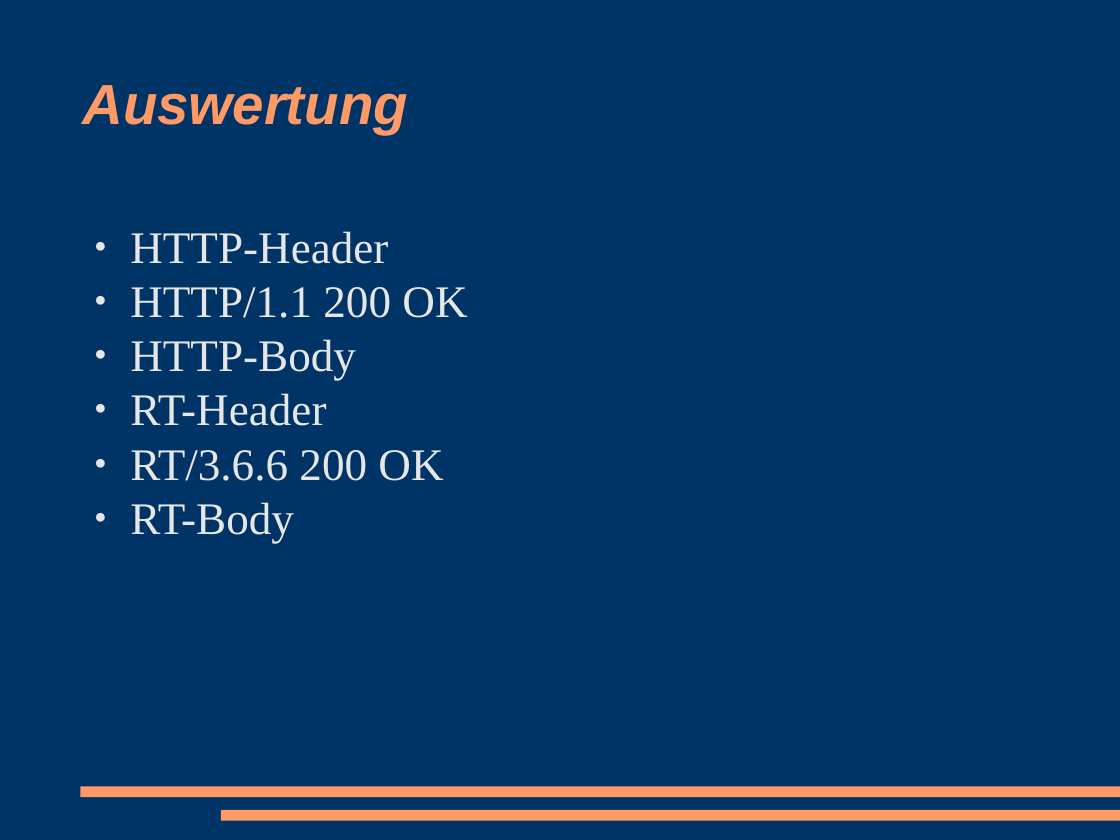
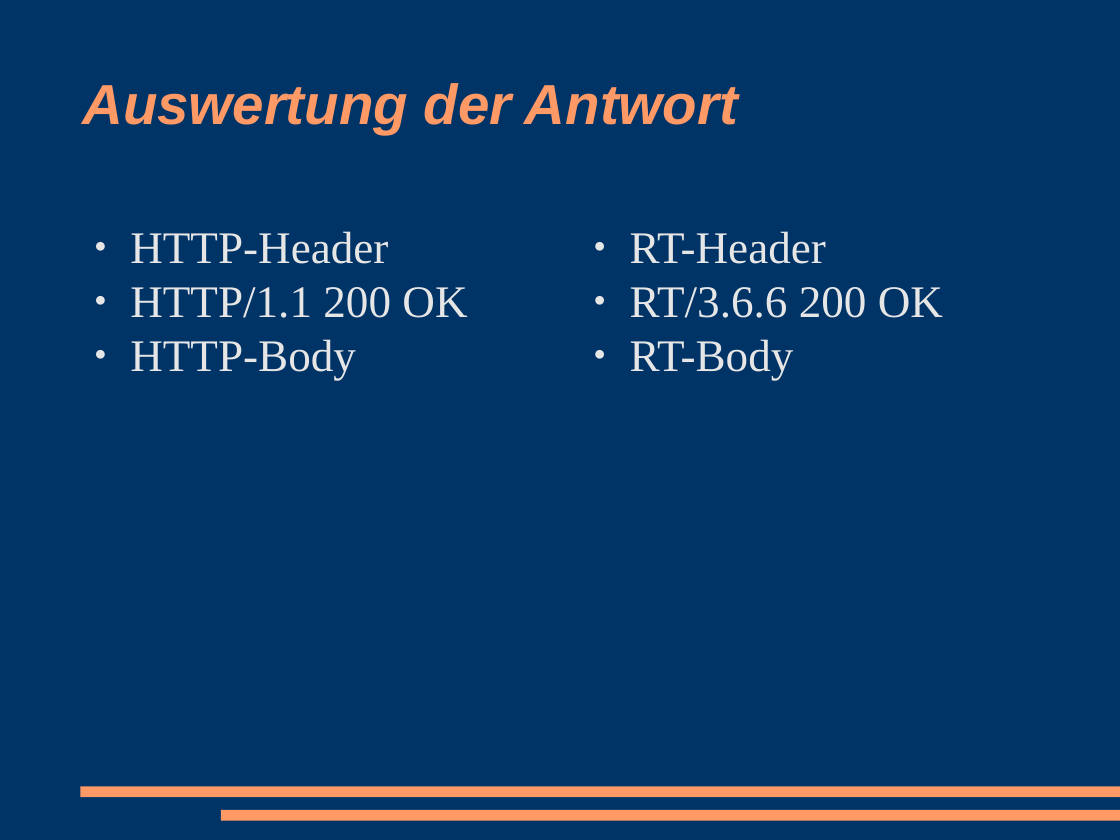
Before and after one commit to racke/Presentations, a slide deck: slide 19 of pws2008/rtrest.odp. Drawn at 1120x840 pixels with LibreOffice and Linux fonts; fonts in the diff are those of the drawing. Boxes give left, top, right and bottom in pixels: in the first picture for what was removed or moved away, otherwise in the second. Text is boxed around its words. In the diff, an @@ line names an element or a change of style, - is before the commit and + after.

Commit message:
text changes

```diff
--- a/pws2008/rtrest.odp
+++ b/pws2008/rtrest.odp
@@ title at (82,83,738,134): text changed @@
-Auswertung
+Auswertung der Antwort
@@ text "RT-Header": place and size @@
-text "RT-Header" at (130,231,467,543)
+text "RT-Header" at (630,231,943,380)
```
Also in this commit, not shown: 16 other slides changed, 8 slides added, 4 slides removed.
